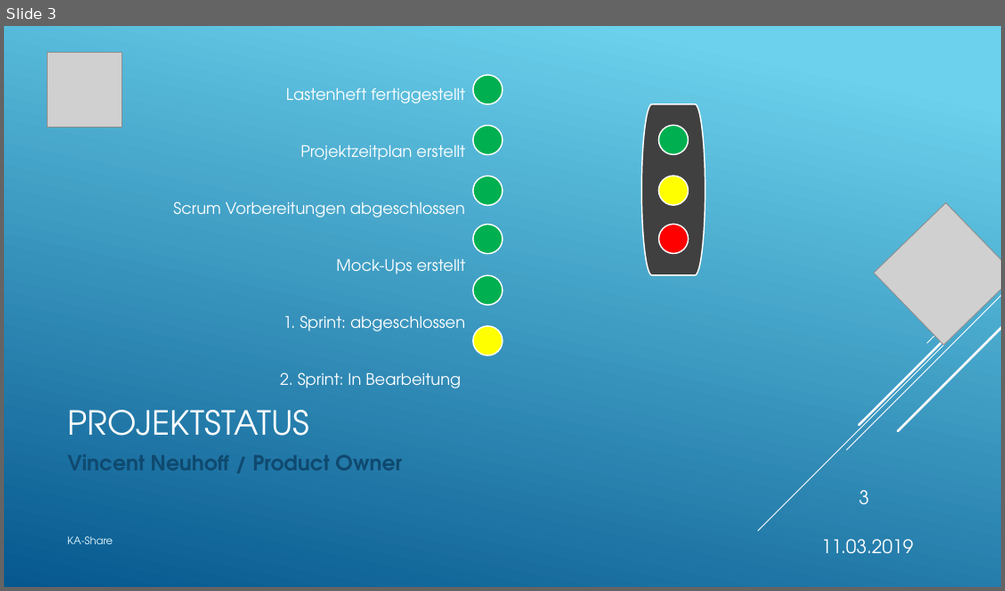
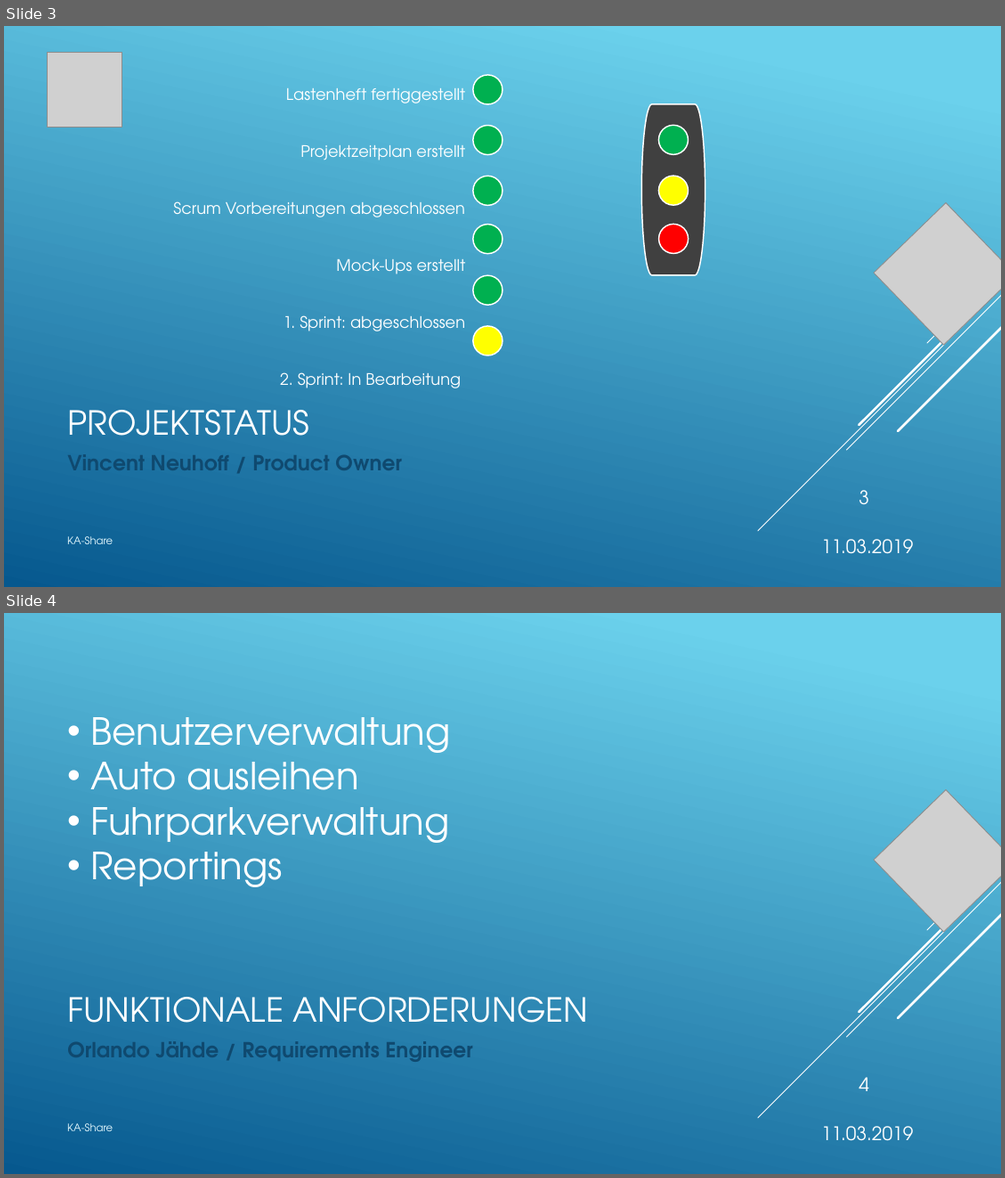
Before and after one commit to KanBen86/ProjektCarsharing, a slide deck: Präsentation/Statuspräsentation1.pptx. Shown one above the other, each under a label of ours: slide 3 before the commit, slides 3 and 4 after it. The pictures are 1005x591 and 1005x1178 pixels, drawn with LibreOffice and Linux fonts; fonts in the diff are those of the drawing; grey boxes stand for pictures. Boxes give left, top, right and bottom in pixels: in the first picture for what was removed or moved away, otherwise in the second. Text is boxed around its words. In the diff, an @@ line names an element or a change of style, - is before the commit and + after.

Commit message:
Update Statuspräsentation
Funktionale & Nicht-Funktionale Anforderungen sowie Burndown-Chart als Folie hinzugefügt

```diff
--- a/Präsentation/Statuspräsentation1.pptx
+++ b/Präsentation/Statuspräsentation1.pptx
@@ slide 4 added at (x1=4, y1=613, x2=1001, y2=1174), background gradient #6ED2EB to #06588E; not listed: 5 template elements that a slide beside it also shows @@
@@ text added at (x1=90, y1=717, x2=450, y2=887), 36 pt, text #FFFFFF @@
+• Benutzerverwaltung
+• Auto ausleihen
+• Fuhrparkverwaltung
+• Reportings
@@ picture added at (x1=874, y1=790, x2=1001, y2=932) @@
@@ title added at (x1=67, y1=997, x2=588, y2=1022), 32 pt, text #FFFFFF @@
+FUNKTIONALE ANFORDERUNGEN
@@ text added at (x1=67, y1=1041, x2=473, y2=1062), 20 pt, text #0F496F, bold @@
+Orlando Jähde / Requirements Engineer
@@ page number added at (x1=858, y1=1077, x2=869, y2=1091), 18 pt, text #FFFFFF @@
+4
@@ text added at (x1=67, y1=1123, x2=113, y2=1131), 10 pt, text #E4F8FD @@
+KA-Share
@@ text added at (x1=821, y1=1126, x2=913, y2=1141), 18 pt, text #FFFFFF @@
+11.03.2019
```
Also in this commit, not shown: 1 slide changed, 3 other slides added.
